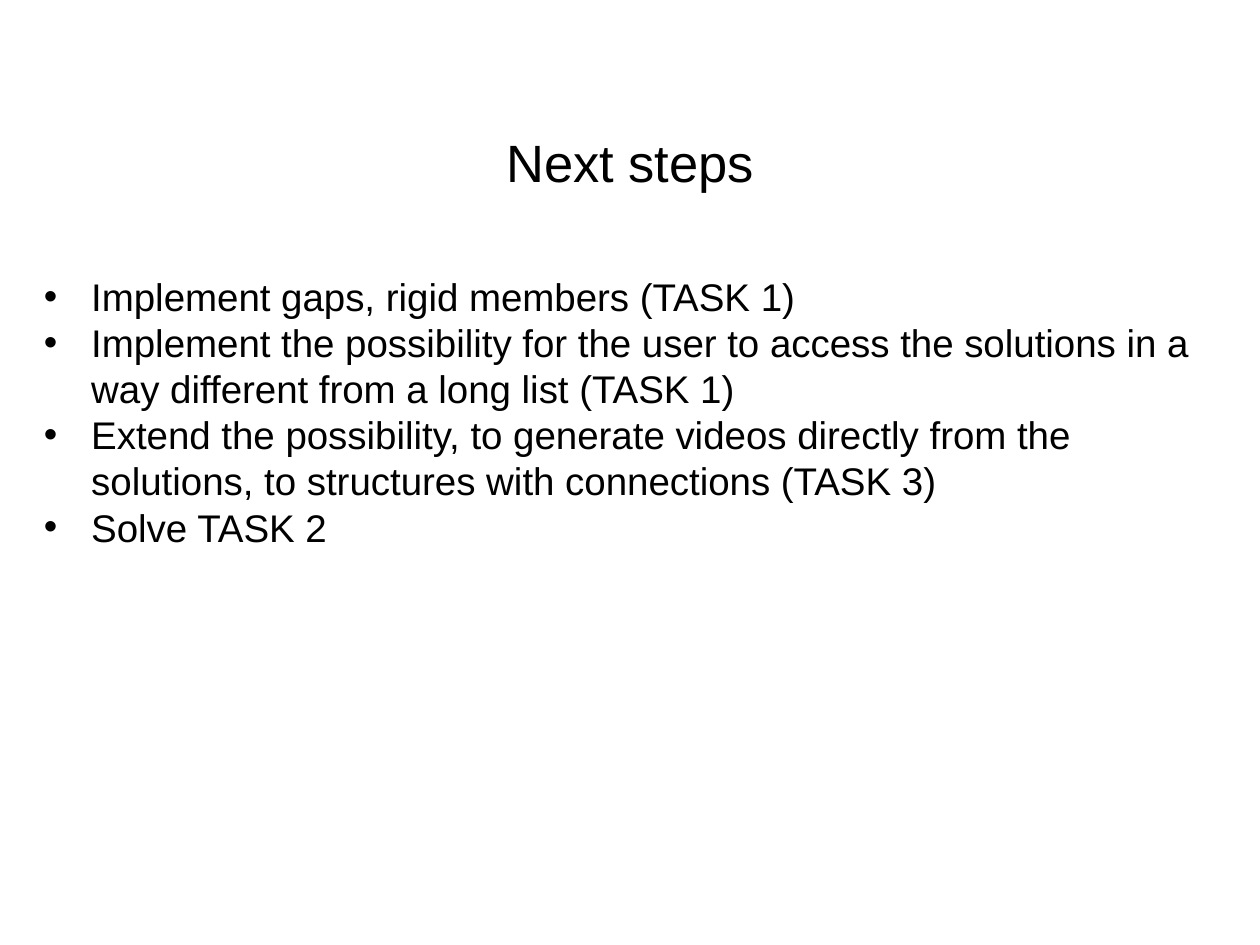
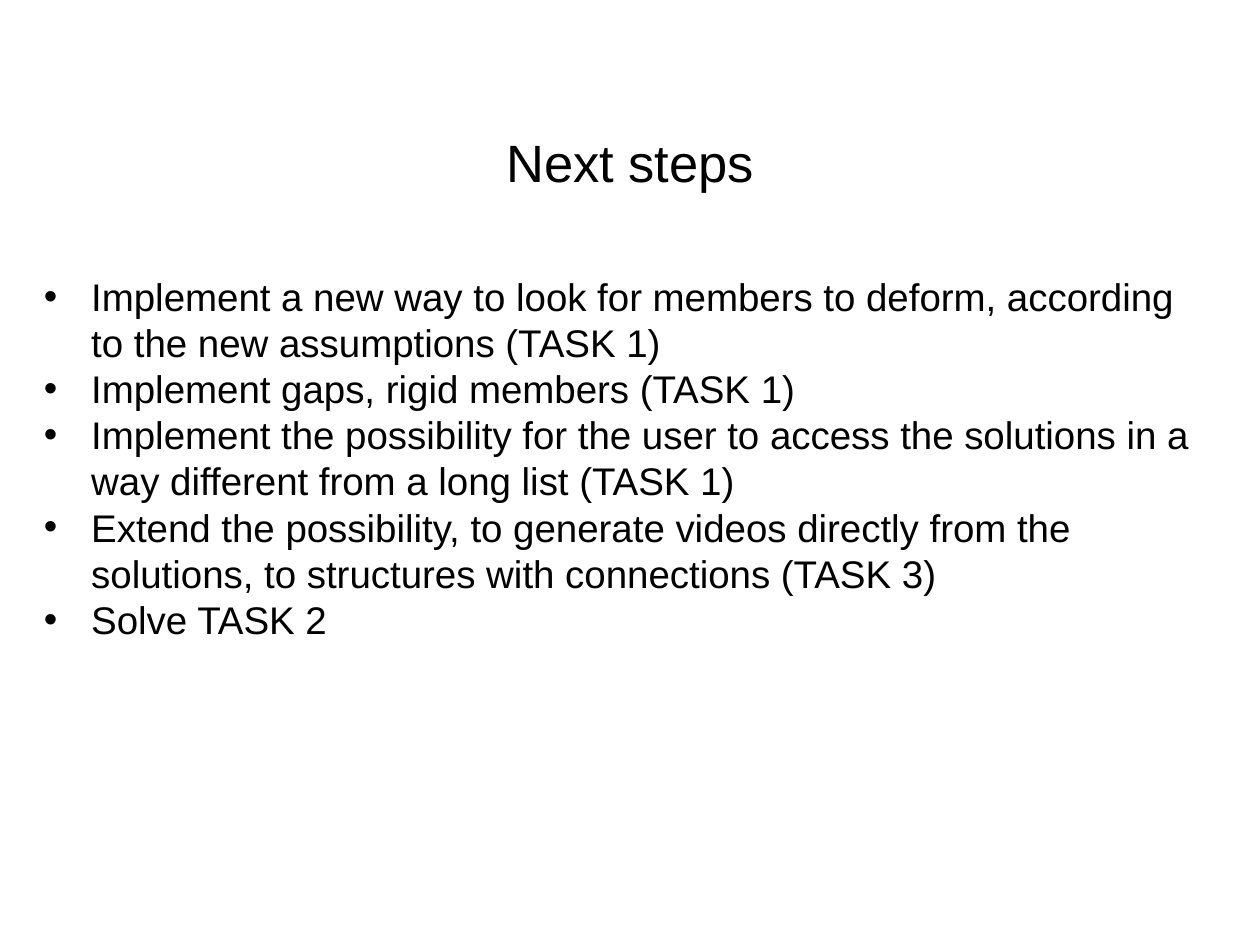
Before and after one commit to JDanielPR/Project_SofwareLab, a slide deck: slide 15 of Presentations/presentation_2/SW-Lab_presentation2_TUM.pptx (slide 12 before the commit). Drawn at 1260x945 pixels with LibreOffice and Linux fonts; fonts in the diff are those of the drawing; background and template pictures are left out. Boxes give left, top, right and bottom in pixels: in the first picture for what was removed or moved away, otherwise in the second. Text is boxed around its words. In the diff, an @@ line names an element or a change of style, - is before the commit and + after.

Commit message:
2nd presentation

```diff
--- a/Presentations/presentation_2/SW-Lab_presentation2_TUM.pptx
+++ b/Presentations/presentation_2/SW-Lab_presentation2_TUM.pptx
@@ text at [91,283,1174,364]: paragraph added @@
+• Implement a new way to look for members to deform, according to the new assumptions (TASK 1)
```
Also in this commit, not shown: 4 other slides changed, 3 slides added.
